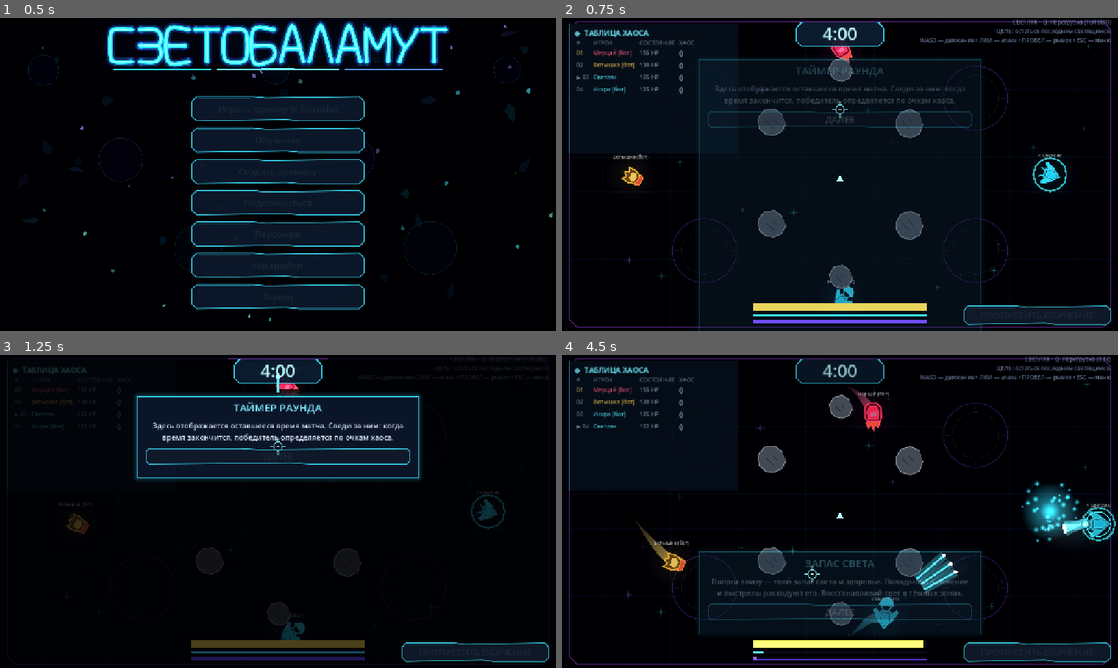
Above: before the commit, frames 1-4 (two rows, left to right).
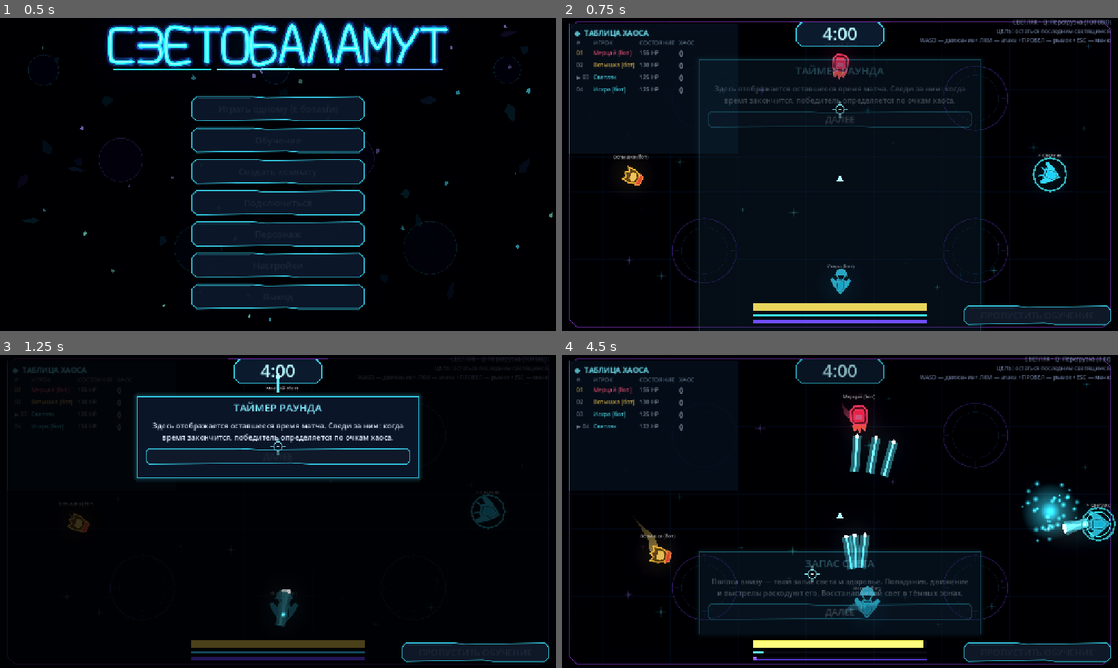
Above: after the commit, the same moments.

Repository: DvoreZZKy/svetobalamut
Game: Godot game, scene res://scenes/menu.tscn
Two runs of this game, one before a commit and one after it. Both use one fixed random seed, a clock stepped at 60 frames per second and the inputs below.
Inputs (mouse positions are in pixels of both pictures, inside the frame that each line leads up to):
- Up to frame 1 (0.5 s): no input
- Up to frame 2 (0.75 s): click "Играть одному (с ботами)" at 0.5 s
- Up to frame 3 (1.25 s): no input
- Up to frame 4 (4.5 s): tap Enter (restart) at 1.25 s; move the mouse to (962, 495) at 1.27 s; hold D (right) 1.28-2 s; hold Space (dash) 1.28-2 s; click (962, 495) at 1.42 s; click "ДАЛЕЕ" at 2 s; move the mouse to (728, 527) at 2.77 s; hold S (down) 2.78-3.53 s; tap Q (ability) at 2.85 s; tap Space (dash) at 3.05 s; move the mouse to (895, 442) at 3.52 s; hold D (right) 3.53-4.28 s; hold Space (dash) 3.53-4.28 s; move the mouse to (812, 574) at 4.27 s; hold W (up) from 4.28 s (still down); click (812, 574) at 4.35 s

Frame 1 is identical in both runs. In frame 2, 2.2% of the frame differs, in the area x 10-65%, y 6-92%; in frame 3, 0.9%; in frame 4, 5.1%, in the area x 13-95%, y 10-90%.

Commit message:
Remove arena obstacles and switch to last-survivor matches

Diff:
--- a/scripts/sim.gd
+++ b/scripts/sim.gd
@@ -42,6 +42,8 @@
 var eaters: Array = []
 var meteors: Array = []
 var obstacles: Array = []
+var meteor_burst_left := 0
+var meteor_burst_timer := 0.0
 var meteor_timer := 14.0
 var match_event_timer := 28.0
 var effects := {}
@@ -68,14 +70,9 @@
 	bullets.clear()
 	eaters.clear()
 	meteors.clear()
-	obstacles = [
-		{"pos": Vector2(600, 300), "r": 46.0, "hp": 90.0, "max_hp": 90.0},
-		{"pos": Vector2(1000, 300), "r": 46.0, "hp": 90.0, "max_hp": 90.0},
-		{"pos": Vector2(600, 600), "r": 46.0, "hp": 90.0, "max_hp": 90.0},
-		{"pos": Vector2(1000, 600), "r": 46.0, "hp": 90.0, "max_hp": 90.0},
-		{"pos": Vector2(800, 145), "r": 38.0, "hp": 65.0, "max_hp": 65.0},
-		{"pos": Vector2(800, 755), "r": 38.0, "hp": 65.0, "max_hp": 65.0}
-	]
+	obstacles.clear()
+	meteor_burst_left = 0
+	meteor_burst_timer = 0.0
 	meteor_timer = rng.randf_range(12.0, 18.0)
 	match_event_timer = rng.randf_range(24.0, 32.0)
 	effects.clear()
@@ -116,7 +113,7 @@
 		"dash_t": 0.0, "dash_dir": Vector2.RIGHT, "dash_cd": 0.0, "inv": 0.0, "fire_cd": 0.0,
 		"wave_charge": 0.0, "fire_was_down": false, "wave_released": false,
 		"wave_ammo": 4, "wave_reload_t": 0.0,
-		"pts": 0, "kills": 0, "kill_streak": 0, "kill_streak_t": 0.0, "last_hit": 0, "damage_by": {}, "hit_age": 99.0, "hit_t": 0.0, "push_cd": 0.0,
+		"pts": 0, "kills": 0, "damage_total": 0.0, "healing_total": 0.0, "kill_streak": 0, "kill_streak_t": 0.0, "last_hit": 0, "damage_by": {}, "hit_age": 99.0, "hit_t": 0.0, "push_cd": 0.0,
 		"derp_t": 0.0, "derp_by": 0, "derp": {"t": 0.0, "mv": Vector2.ZERO, "aim": pos, "fire": false, "dash": false},
 		"poss_target": 0, "poss_cd": 0.0, "poss_protect_cd": 0.0,
 		"bot": {"t": 0.0, "strafe": 1.0, "want": 350.0, "skill": 0.08},
@@ -252,7 +249,6 @@
 		if not b.is_empty():
 			p.vel += (b.pos - p.pos).normalized() * 750.0 * dt
 	p.pos += p.vel * dt
-	_resolve_obstacle_player(p)
 	_wall_bounce(p)
 
 	var shot_cost: float = SHOT_COST
@@ -380,7 +376,6 @@
 			return
 	p.vel = p.vel.lerp(mv.limit_length(1.0) * SPEED * 1.35, clampf(16.0 * dt, 0.0, 1.0))
 	p.pos += p.vel * dt
-	_resolve_obstacle_player(p)
 	_wall_bounce(p)
 	if want_poss and p.poss_cd <= 0.0:
 		var best: Dictionary = {}
@@ -399,21 +394,6 @@
 			p.poss_target = best.id
 			p.poss_cd = POSSESS_COOLDOWN
 			events.append({"t": "possess", "x": best.pos.x, "y": best.pos.y, "c": p.ci})
-
-
-func _resolve_obstacle_player(p: Dictionary) -> void:
-	if p.shadow:
-		return
-	for obstacle in obstacles:
-		var offset: Vector2 = p.pos - obstacle.pos
-		var min_distance: float = float(obstacle.r) + P_RADIUS
-		var distance: float = offset.length()
-		if distance < min_distance:
-			var normal: Vector2 = offset / distance if distance > 0.001 else Vector2.RIGHT
-			p.pos = obstacle.pos + normal * min_distance
-			var inward: float = p.vel.dot(normal)
-			if inward < 0.0:
-				p.vel -= normal * inward * 1.25
 
 
 func _wall_bounce(p: Dictionary) -> void:
@@ -466,6 +446,7 @@
 			var share := KILL_BONUS * maxf(0.0, float(damage_by[attacker_id])) / total_damage
 			var old_light: float = float(contributor.light)
 			contributor.light = minf(contributor.max_light, contributor.light + share)
+			contributor.healing_total = float(contributor.get("healing_total", 0.0)) + maxf(0.0, float(contributor.light) - old_light)
 			var healed: float = float(contributor.light) - old_light
 			if healed > 0.01:
 				events.append({"t": "heal", "id": contributor.id, "amount": healed})
@@ -474,6 +455,7 @@
 		if not fallback.shadow and not fallback.decoy:
 			var old_light: float = float(fallback.light)
 			fallback.light = minf(fallback.max_light, fallback.light + KILL_BONUS)
+			fallback.healing_total = float(fallback.get("healing_total", 0.0)) + maxf(0.0, float(fallback.light) - old_light)
 			var healed: float = float(fallback.light) - old_light
 			if healed > 0.01:
 				events.append({"t": "heal", "id": fallback.id, "amount": healed})
@@ -516,6 +498,7 @@
 	p.light -= reduced
 	events.append({"t": "hurt", "id": p.id, "amount": reduced})
 	if src != 0 and src != p.id and players.has(src) and not players[src].shadow and not players[src].decoy:
+		players[src].damage_total = float(players[src].get("damage_total", 0.0)) + reduced
 		var damage_by: Dictionary = p.get("damage_by", {})
 		damage_by[src] = float(damage_by.get(src, 0.0)) + reduced
 		p.damage_by = damage_by
@@ -599,12 +582,19 @@
 
 func _meteor_tick(dt: float) -> void:
 	meteor_timer -= dt
-	if meteor_timer <= 0.0 and meteors.size() < 3:
-		var target := Vector2(rng.randf_range(100.0, A.x - 100.0), rng.randf_range(100.0, A.y - 100.0))
-		meteors.append({"pos": target, "t": 1.15, "id": next_id})
-		next_id += 1
-		events.append({"t": "meteor_warn", "x": target.x, "y": target.y, "c": 0})
-		meteor_timer = rng.randf_range(8.0, 13.0)
+	if meteor_timer <= 0.0 and meteor_burst_left <= 0:
+		meteor_burst_left = 9
+		meteor_burst_timer = 0.0
+		meteor_timer = rng.randf_range(20.0, 27.0)
+	if meteor_burst_left > 0:
+		meteor_burst_timer -= dt
+		if meteor_burst_timer <= 0.0:
+			var target := Vector2(rng.randf_range(100.0, A.x - 100.0), rng.randf_range(100.0, A.y - 100.0))
+			meteors.append({"pos": target, "t": rng.randf_range(0.85, 1.25), "id": next_id})
+			next_id += 1
+			events.append({"t": "meteor_warn", "x": target.x, "y": target.y, "c": 0})
+			meteor_burst_left -= 1
+			meteor_burst_timer = 0.18
 	var keep: Array = []
 	for meteor in meteors:
 		meteor.t -= dt
@@ -622,12 +612,6 @@
 				var strength := 1.0 - distance / RADIUS
 				_damage(p, 42.0 * (0.45 + strength * 0.55), 0, false)
 				p.vel += (offset.normalized() if distance > 0.01 else Vector2.UP) * (420.0 + 520.0 * strength)
-		for obstacle in obstacles.duplicate():
-			if obstacle.pos.distance_to(center) < RADIUS + float(obstacle.r):
-				obstacle.hp -= 70.0
-				if obstacle.hp <= 0.0:
-					events.append({"t": "obstacle_break", "x": obstacle.pos.x, "y": obstacle.pos.y})
-					obstacles.erase(obstacle)
 		for eater in eaters:
 			if not eater.dead and eater.pos.distance_to(center) < RADIUS:
 				eater.hp -= 5
@@ -693,19 +677,6 @@
 				dead = true
 		b.pos = bp
 		b.vel = bv
-		if not dead:
-			for obstacle in obstacles:
-				var obstacle_radius: float = float(obstacle.r) + float(b.get("radius", 6.0))
-				if b.pos.distance_squared_to(obstacle.pos) < obstacle_radius * obstacle_radius:
-					obstacle.hp -= float(b.get("dmg", BULLET_DMG))
-					dead = true
-					if obstacle.hp <= 0.0:
-						events.append({"t": "obstacle_break", "x": obstacle.pos.x, "y": obstacle.pos.y})
-						obstacles.erase(obstacle)
-						shake_req = maxf(shake_req, 9.0)
-					else:
-						events.append({"t": "obstacle_hit", "x": obstacle.pos.x, "y": obstacle.pos.y})
-					break
 		if not dead:
 			for p in players.values():
 				if p.shadow or p.inv > 0.0:
@@ -1006,20 +977,6 @@
 				cand.append(p)
 		_end(cand[rng.randi() % cand.size()].id)
 		return
-	if time_left <= 0.0:
-		# At the timer limit, the glowing player with the most chaos wins.
-		# Shadows are excluded; ties are resolved randomly.
-		var best := -1
-		var cand: Array = []
-		for p in lit:
-			if p.pts > best:
-				best = p.pts
-				cand = [p]
-			elif p.pts == best:
-				cand.append(p)
-		if not cand.is_empty():
-			_end(cand[rng.randi() % cand.size()].id)
-			return
 
 
 func _end(id: int) -> void:
@@ -1036,7 +993,7 @@
 			"s": p.shadow, "k": p.kind, "c": p.ci, "hat": p.hat, "outfit": p.outfit,
 			"iv": p.inv, "dc": p.dash_cd, "pt": p.pts, "wc": 0.0, "wa": int(p.wave_ammo), "wr": float(p.wave_reload_t),
 			"hpmax": p.max_light, "acd": p.ability_cd, "ab": p.ability_t, "bot": not p.human,
-			"ki": p.kills, "dr": p.derp_t, "d": p.decoy, "h": p.hit_t, "dt": p.dash_t > 0.0})
+			"ki": p.kills, "dm": float(p.get("damage_total", 0.0)), "hl": float(p.get("healing_total", 0.0)), "dr": p.derp_t, "d": p.decoy, "h": p.hit_t, "dt": p.dash_t > 0.0})
 	var mt: Array = []
 	for meteor in meteors:
 		mt.append([meteor.pos, float(meteor.t)])
